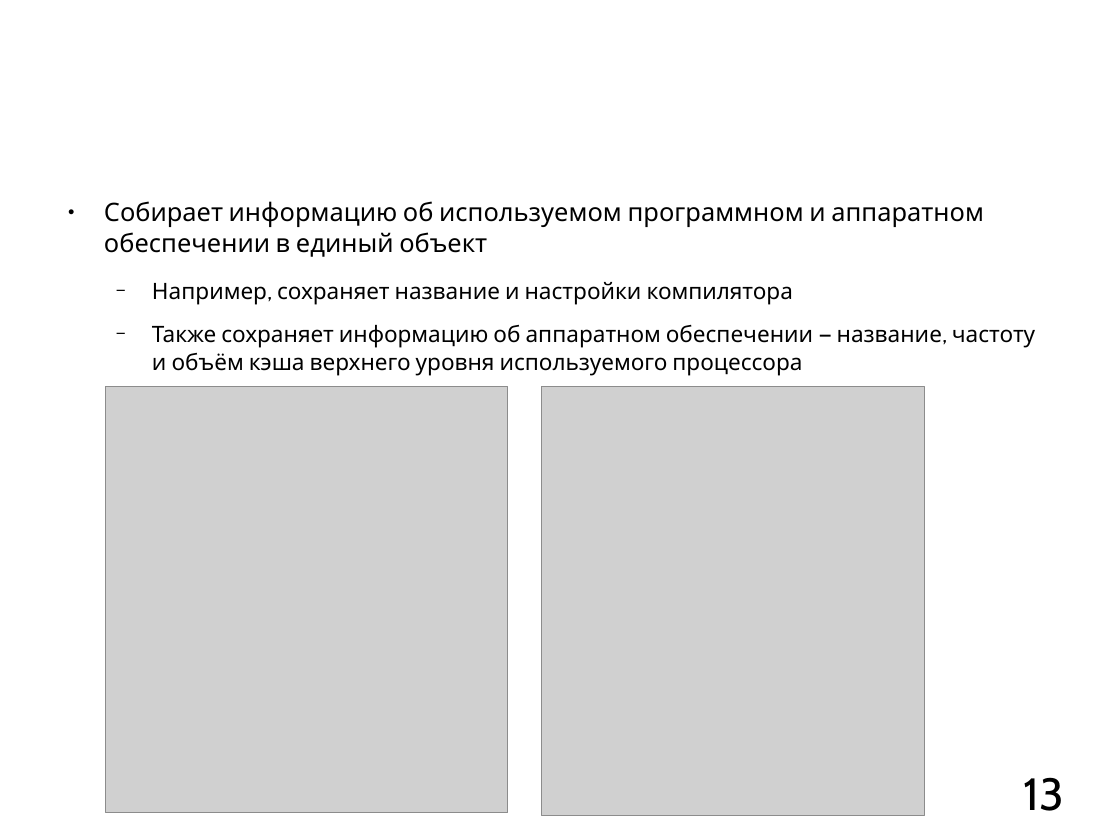
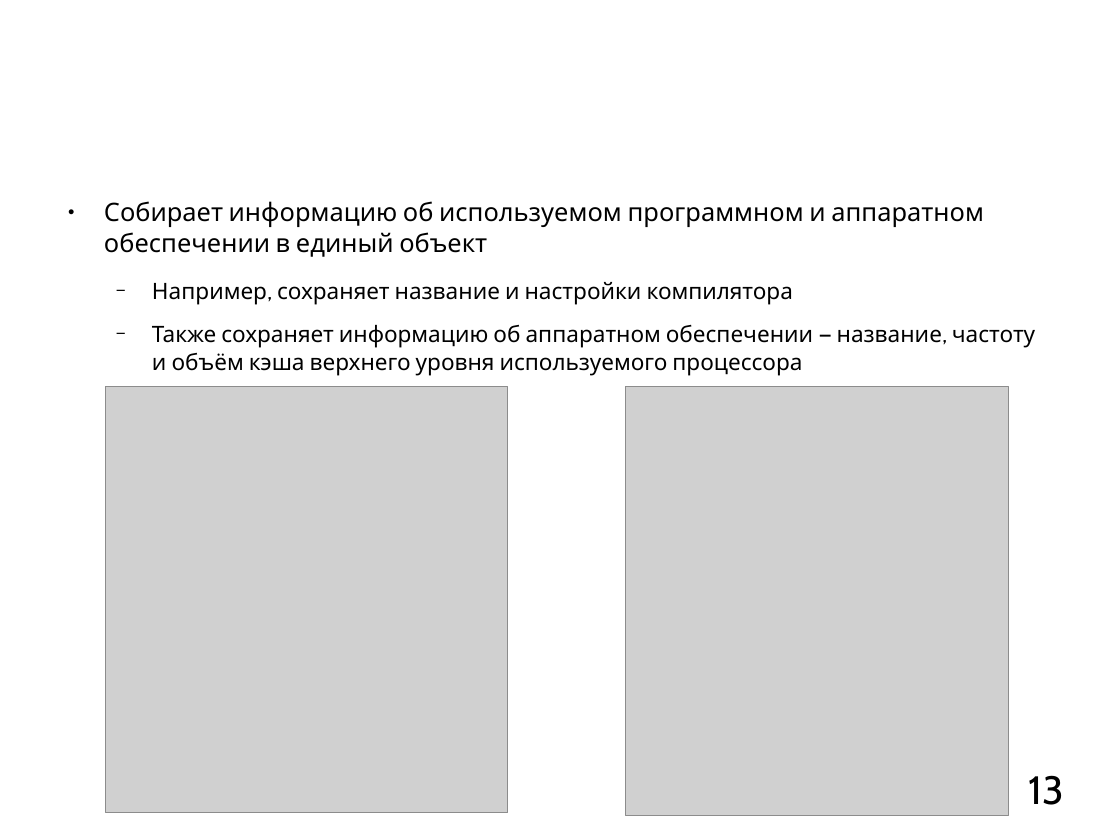
Before and after one commit to mkpankov/adaptor, a slide deck: slide 13 of diploma/defense/brochure.odp. Drawn at 1120x840 pixels with LibreOffice and Linux fonts; fonts in the diff are those of the drawing; grey boxes stand for pictures; background and template pictures are left out. Boxes give left, top, right and bottom in pixels: in the first picture for what was removed or moved away, otherwise in the second. Text is boxed around its words. In the diff, an @@ line names an element or a change of style, - is before the commit and + after.

```diff
--- a/diploma/defense/brochure.odp
+++ b/diploma/defense/brochure.odp
@@ picture: place and size @@
-picture at (542, 386, 925, 816)
+picture at (626, 386, 1009, 816)
@@ page number at (1028, 775, 1064, 805): size 32 to 28 pt @@
```
Also in this commit, not shown: 10 other slides changed, 1 slide added, 6 slides removed.
